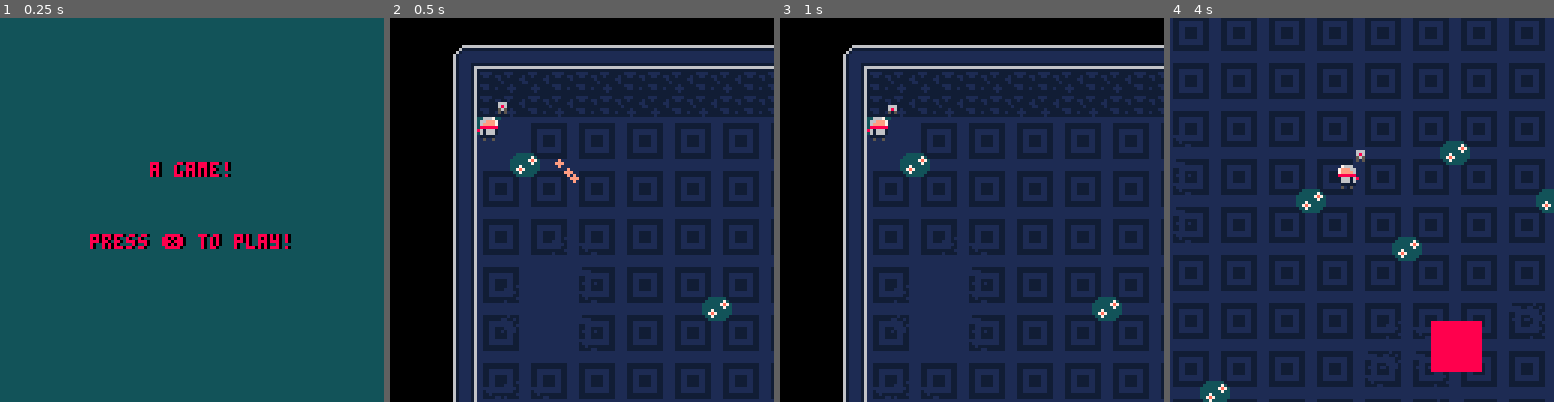
Above: before the commit, frames 1-4 (left to right).
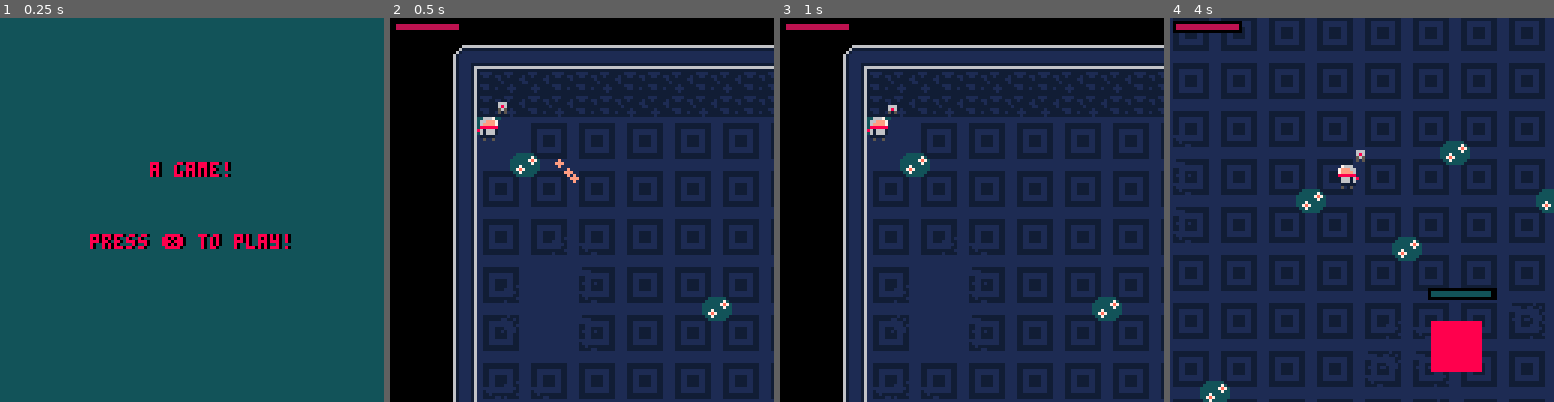
Above: after the commit, the same moments.

Repository: Nirsu/Abyssal-Quest
Game: PICO-8 cartridge abyssal_quest.p8
Two runs of this game, one before a commit and one after it. Both use one fixed random seed, a clock stepped at 60 frames per second and the inputs below.
Inputs:
- Up to frame 1 (0.25 s): no input
- Up to frame 2 (0.5 s): tap X (X key) at 0.33 s
- Up to frame 3 (1 s): tap O (Z key) at 0.7 s
- Up to frame 4 (4 s): tap X (X key) at 1.07, 1.85, 2.97 s; hold Right 1.6-2.1 s; tap O (Z key) every 0.4 s from 1.7 to 3.7 s; hold Up 2.15-2.42 s; hold Right 2.47-3.03 s; hold Left 3.08-3.58 s; hold Down 3.63-3.97 s

Frame 1 is identical in both runs. In frame 2, 0.3% of the frame differs, in the area x 1-18%, y 1-4%; in frame 3, 0.3%; in frame 4, 1.1%, in the area x 0-86%, y 0-74%.

Commit message:
[FEAT]: add draw hp bar function

Diff:
--- a/abyssal_quest.p8
+++ b/abyssal_quest.p8
@@ -44,6 +44,8 @@
     x=8,
     y=24,
     speed=2,
+    hp=100,
+    max_hp=100,
     -- flip sprite horizontally
     flip = false,
     -- Sprite to draw, sprite frames to use, speed of animation (between 0 == fast and 1 == slow), ticks since last frame
@@ -159,7 +161,7 @@
     b.y += b.vy
 
     if (b.x > boss.x and b.x < boss.x + boss.width and b.y > boss.y and b.y < boss.y + boss.height) then
-      boss.pv -= 1
+      boss.hp -= 1
       del(pod.bullets, b)
     end
 
@@ -219,6 +221,7 @@
 end
 
 function draw_p()
+  draw_p_life()
 
   if (p_moving) then
     if (p_dodging) then
@@ -249,6 +252,12 @@
  end
 end
 
+function draw_p_life()
+  local cam_x, cam_y = camera()
+  draw_hp_bar(2, 2, p.hp, p.max_hp, 0, 6)
+  camera(cam_x, cam_y)
+end
+
 -->8
 --Phantom Blade
 
@@ -259,11 +268,13 @@
     width=16,
     height=16,
     speed=3,
-    pv=100,
+    hp=300,
+    max_hp=300,
   }
 end
 
 function draw_phantom()
+  draw_hp_bar(boss.x, boss.y - 10, boss.hp, boss.max_hp, 0, 12)
   rectfill(boss.x, boss.y, boss.x + boss.width, boss.y + boss.height, 7)
 end
 
@@ -281,7 +292,7 @@
   local focusX = lerp(p.x, target.x, focusMargin)
   local focusY = lerp(p.y, target.y, focusMargin)
 
-  -- Positionne la caméra pour qu'elle centre ce point intermédiaire, tout en assurant une marge autour du joueur
+  -- Positionne la camれたra pour qu'elle centre ce point intermれたdiaire, tout en assurant une marge autour du joueur
   local camX = focusX - 64
   local camY = focusY - 64
 
@@ -311,6 +322,16 @@
     end
     obj.ticks = 0
   end
+end
+
+function draw_hp_bar(x, y, current_hp, max_hp, bg_col, fg_col)
+  local width = 20
+  local height = 1
+  -- Draw the background
+  rectfill(x - 1, y - height, x + width + 1, y + (height * 2), bg_col)
+  local hp_bar_width = flr((current_hp / max_hp) * width)
+  -- Draw the filled portion
+  if (current_hp > 0) rectfill(x, y, x + hp_bar_width, y + height, fg_col)
 end
 
 __gfx__
